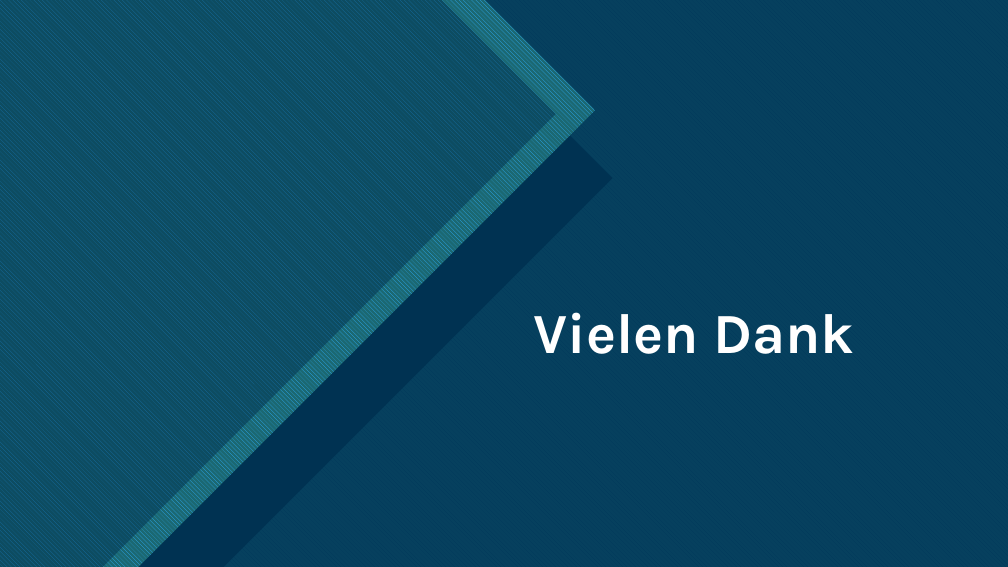
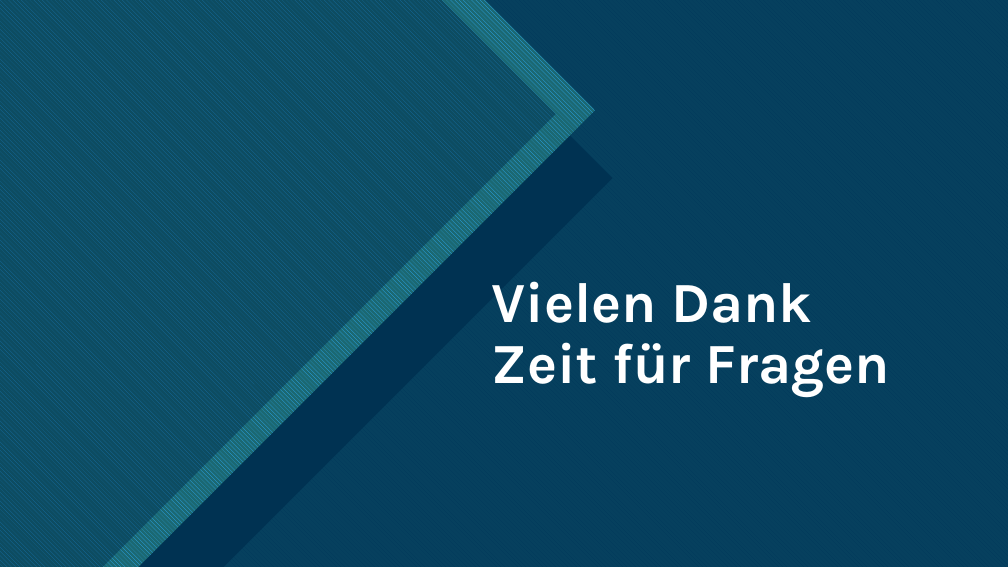
Before and after one commit to TietoLP/IU-Kochbuch, a slide deck: slide 16 of Fallstudie_Kochbuch.pptx (slide 25 before the commit). Drawn at 1008x567 pixels with LibreOffice and Linux fonts; fonts in the diff are those of the drawing. Boxes give left, top, right and bottom in pixels: in the first picture for what was removed or moved away, otherwise in the second. Text is boxed around its words. In the diff, an @@ line names an element or a change of style, - is before the commit and + after.

```diff
--- a/Fallstudie_Kochbuch.pptx
+++ b/Fallstudie_Kochbuch.pptx
@@ title at bbox=[492, 281, 890, 397]: text changed @@
-Vielen Dank
+Vielen Dank
+Zeit für Fragen
```
Also in this commit, not shown: 4 other slides changed, 6 slides added, 14 slides removed, 2 other files.
